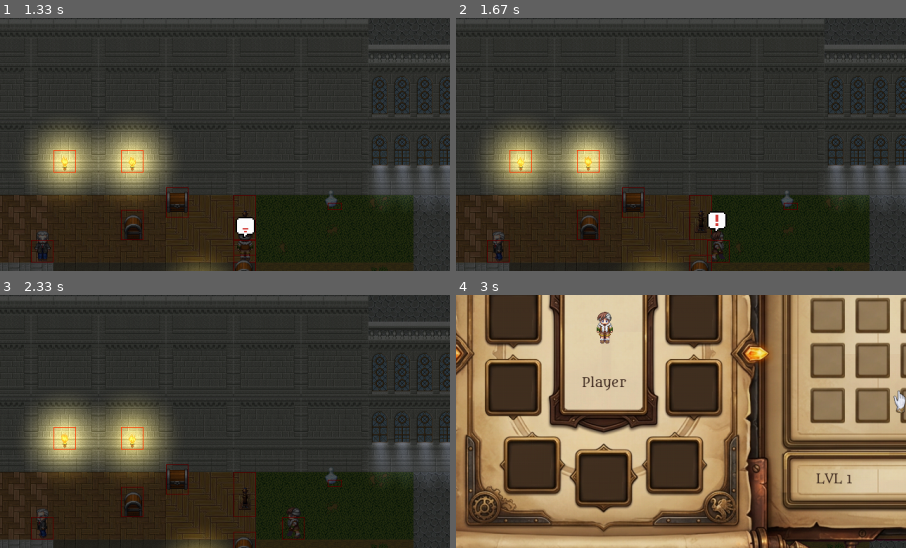
Above: before the commit, frames 1-4 (two rows, left to right).
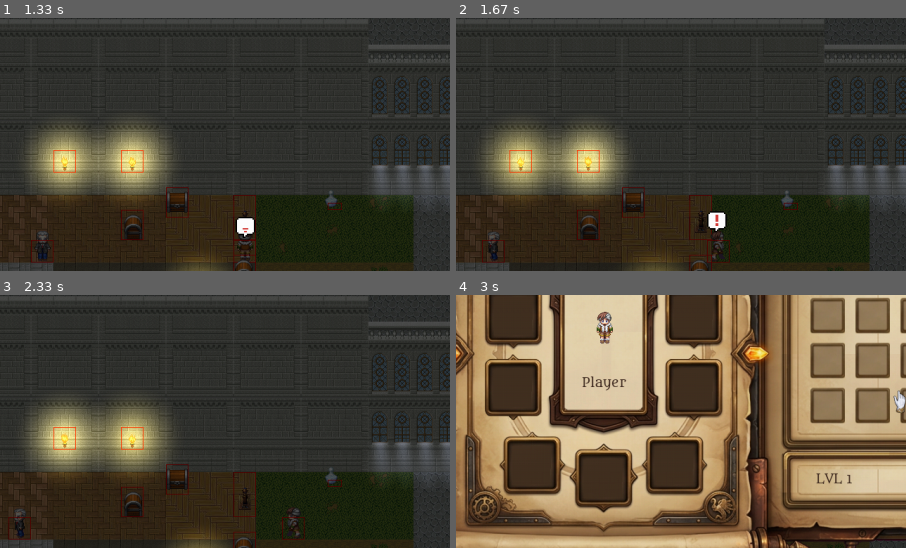
Above: after the commit, the same moments.

Repository: adrien-parasote/game
Game: pygame game, started from src/main.py
Two runs of this game, one before a commit and one after it. Both use one fixed random seed, a clock stepped at 60 frames per second and the inputs below.
Inputs (mouse positions are % of the whole screen's width and height, from its top left):
- Up to frame 1 (1.33 s): press the mouse at (82, 50) at 0.37 s; move the mouse to (68, 65) at 0.47 s; release the mouse at (53, 79) at 0.6 s; hold Right 0.67-1.13 s; move the mouse to (60, 57) at 0.7 s; hold Up from 1.17 s (still down)
- Up to frame 2 (1.67 s): release Up at 1.47 s; hold Right from 1.5 s (still down)
- Up to frame 3 (2.33 s): release Right at 1.97 s; hold Left from 2 s (still down)
- Up to frame 4 (3 s): release Left at 2.53 s; hold Down 2.57-2.87 s; tap I at 2.9 s
The pictures show only the part of the screen within x 12-62%, y 38-88%; the shares and areas given below are measured in that part.

Frame 1 is identical in both runs. In frame 2, 0.3% of the frame differs, in the area x 5-12%, y 84-97%; in frame 3, 0.4%, in the area x 1-12%, y 84-97%; in frame 4, less than 0.1%.

Commit message:
fix: NPC stuck/spinning in debug room (Tiled ID=23)
BUG-1 (entity_factory.py): spawn_npc() never assigned npc.game = self.game.
- BaseEntity.start_move() fell back to MAP_SIZE=32 for boundary clamping.
- Map is 40 tiles high (1280px); fallback computed world_height=1024px.
- NPC at y=1168 had ALL movement targets clamped to y=1008 (wall area).
- Walkable check always failed → NPC permanently stuck.
Fix: add npc.game = self.game in spawn_npc(), mirroring spawn_interactive().

BUG-2 (npc.py): NPC.start_move() did not clear self.direction on blocked move.
- BaseEntity.move() retried start_move() every frame (direction != 0).
- Each AI cooldown cycle updated current_facing → visual 'spinning' effect.
Fix: clear self.direction = Vector2(0,0) alongside state='idle' on block.

Diff:
--- a/src/engine/entity_factory.py
+++ b/src/engine/entity_factory.py
@@ -199,6 +199,7 @@
             element_id=str(_get_property(props, "element_id") or str(ent.get("id", ""))),
         )
         npc.name = str(_get_property(props, "name", ent.get("name", "")))
+        npc.game = self.game
         npc.walkable_func = self.game.interaction_manager.is_walkable
 
         tiled_id = ent.get("id")
--- a/src/entities/npc.py
+++ b/src/entities/npc.py
@@ -86,8 +86,9 @@
         # Call base move logic (which handles collisions)
         super().start_move()
 
-        # If move was blocked by collision, revert state
+        # If move was blocked by collision, revert state and clear direction
         if not self.is_moving:
+            self.direction = pygame.math.Vector2(0, 0)
             self.state = "idle"
 
     def process_ai(self, dt: float):
--- /dev/null
+++ b/tests/entities/test_npc_stuck_bug.py
@@ -0,0 +1,175 @@
+"""Regression tests for NPC stuck-and-spinning bug (debug room, Tiled ID=23).
+
+Root causes identified:
+  BUG-1: entity_factory.spawn_npc() never sets npc.game = self.game
+          → BaseEntity.start_move() falls back to MAP_SIZE (32) boundary
+          → NPC at y=1168 in a 40-tile-high map has every target clamped to
+            y=1008, which lands on non-walkable wall tiles → NPC cannot move.
+
+  BUG-2: NPC.start_move() does not clear self.direction when the move is
+          blocked by walkable_func or boundary clamping
+          → BaseEntity.move() retries start_move() every frame
+          → visual "spinning" (current_facing changes, no actual movement).
+"""
+
+from unittest.mock import MagicMock, patch
+
+import pygame
+import pytest
+
+from src.config import Settings
+
+
+@pytest.fixture(autouse=True)
+def pygame_init(setup_pygame):
+    yield
+
+
+# ---------------------------------------------------------------------------
+# Helpers
+# ---------------------------------------------------------------------------
+
+def _make_npc(pos=(100, 100), wander_radius=1):
+    from src.entities.npc import NPC
+
+    with patch("src.entities.npc.SpriteSheet") as mock_ss:
+        mock_ss.return_value.load_grid.return_value = [
+            pygame.Surface((32, 32)) for _ in range(16)
+        ]
+        npc = NPC(pos=pos, wander_radius=wander_radius)
+    return npc
+
+
+def _make_ef_with_game():
+    """Build an EntityFactory backed by a minimal mock Game."""
+    from src.engine.entity_factory import EntityFactory
+
+    game = MagicMock()
+    game.visible_sprites = MagicMock()
+    game.npcs = pygame.sprite.Group()
+    game.obstacles_group = pygame.sprite.Group()
+    game.world_state.get.return_value = None
+    game.tile_size = 32
+    game._current_map_name = "test.tmj"
+    game.interaction_manager.is_walkable = lambda x, y, **kw: True
+    return EntityFactory(game), game
+
+
+# ---------------------------------------------------------------------------
+# BUG-1 : spawn_npc must set npc.game
+# ---------------------------------------------------------------------------
+
+class TestSpawnNpcSetsGame:
+    """BUG-1: EntityFactory.spawn_npc() must assign npc.game = self.game."""
+
+    def test_spawn_npc_sets_game_reference(self):
+        """npc.game must reference the game instance after spawning."""
+        ef, game = _make_ef_with_game()
+        ent = {"x": 100, "y": 100, "id": 7, "name": "TestNpc"}
+        props = {"sprite_sheet": "01-character.png", "element_id": "test_npc"}
+
+        with patch("src.engine.entity_factory.NPC") as MockNPC:
+            inst = MagicMock()
+            inst.rect = pygame.Rect(0, 0, 32, 32)
+            inst.pos = pygame.math.Vector2(116, 116)
+            inst.target_pos = pygame.math.Vector2(116, 116)
+            inst._world_state_key = None
+            MockNPC.return_value = inst
+
+            ef.spawn_npc(ent, props)
+
+        # BUG-1: this assertion currently FAILS — game is never set
+        assert inst.game is game, (
+            "spawn_npc() must set npc.game = self.game; "
+            "without it, boundary clamping uses MAP_SIZE instead of actual map size."
+        )
+
+    def test_npc_without_game_clamps_y_to_wrong_boundary(self):
+        """Regression: npc.game=None causes boundary = MAP_SIZE*TILE_SIZE = 1024.
+
+        A NPC placed at y=1168 (valid in a 40-tile-high map) has ALL movement
+        targets clamped to y ≤ 1008, which lands on non-walkable tiles.
+        """
+        npc = _make_npc(pos=(208, 1168), wander_radius=5)
+        npc.game = None  # simulate the bug: game not set
+
+        blocked_calls = []
+
+        def tracking_walkable(x, y, **kw):
+            blocked_calls.append((x, y))
+            return False  # always block to surface the clamping issue
+
+        npc.walkable_func = tracking_walkable
+        npc.direction = pygame.math.Vector2(0, 1)  # try moving down
+
+        npc.start_move()
+
+        assert blocked_calls, "walkable_func should have been called"
+        # With the bug, y is clamped: checked y must be ≤ MAP_SIZE*TILE_SIZE-half = 1008
+        checked_y = blocked_calls[0][1]
+        wrong_boundary = Settings.MAP_SIZE * Settings.TILE_SIZE - Settings.TILE_SIZE // 2
+        assert checked_y <= wrong_boundary, (
+            f"y={checked_y} exceeds wrong boundary {wrong_boundary}: "
+            "NPC movement target was NOT clamped as expected by the bug"
+        )
+        # And the original target y=1200 should NOT have been checked
+        assert checked_y != 1200, (
+            "The correct target y=1200 was checked — bug may already be fixed"
+        )
+
+
+# ---------------------------------------------------------------------------
+# BUG-2 : NPC.start_move() must clear direction on blocked move
+# ---------------------------------------------------------------------------
+
+class TestNpcStartMoveClearsDirectionWhenBlocked:
+    """BUG-2: direction must be zeroed when walkable_func blocks movement."""
+
+    def test_direction_cleared_when_walkable_func_blocks(self):
+        """After a blocked walkable_func, direction must be Vector2(0,0).
+
+        Without this fix, BaseEntity.move() retries start_move() every frame,
+        causing visual spinning (current_facing changes each AI cooldown).
+        """
+        npc = _make_npc(pos=(208, 1168), wander_radius=5)
+        npc.walkable_func = lambda x, y, **kw: False  # always block
+        npc.direction = pygame.math.Vector2(1, 0)
+        # Ensure radius check passes
+        npc.spawn_pos = pygame.math.Vector2(208, 1168)
+
+        npc.start_move()
+
+        # BUG-2: currently FAILS — direction is not cleared on blocked move
+        assert npc.direction.magnitude() == 0, (
+            "direction must be cleared after a blocked move so that "
+            "BaseEntity.move() does not retry start_move() every frame."
+        )
+        assert not npc.is_moving
+        assert npc.state == "idle"
+
+    def test_move_does_not_retry_start_move_after_blocked(self):
+        """After a blocked move, calling move() should NOT retry start_move()."""
+        npc = _make_npc(pos=(208, 1168), wander_radius=5)
+        npc.spawn_pos = pygame.math.Vector2(208, 1168)
+        call_count = {"n": 0}
+
+        original_start = npc.start_move
+
+        def counting_start():
+            call_count["n"] += 1
+            original_start()
+
+        npc.walkable_func = lambda x, y, **kw: False  # block all moves
+        npc.direction = pygame.math.Vector2(1, 0)
+
+        # First call: blocks and (with fix) clears direction
+        npc.start_move = counting_start
+        npc.start_move()
+
+        # If direction was cleared, move() should NOT call start_move again
+        count_before = call_count["n"]
+        npc.move(0.016)
+        assert call_count["n"] == count_before, (
+            "move() must NOT retry start_move() after a blocked move "
+            "(direction was not cleared — BUG-2 still present)."
+        )
